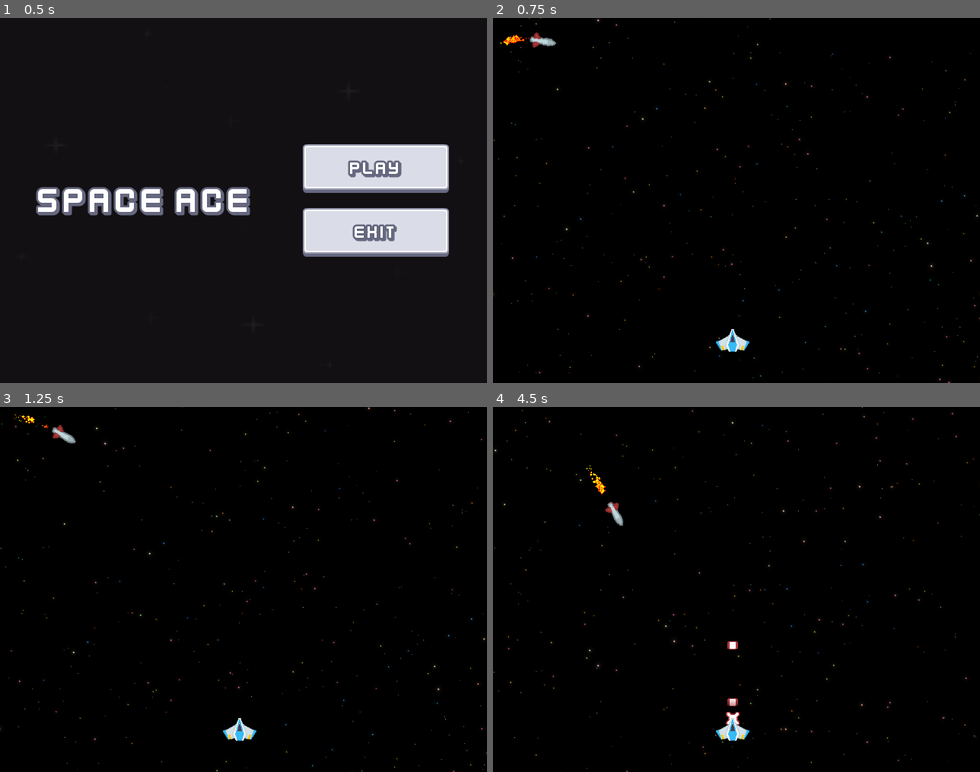
Above: before the commit, frames 1-4 (two rows, left to right).
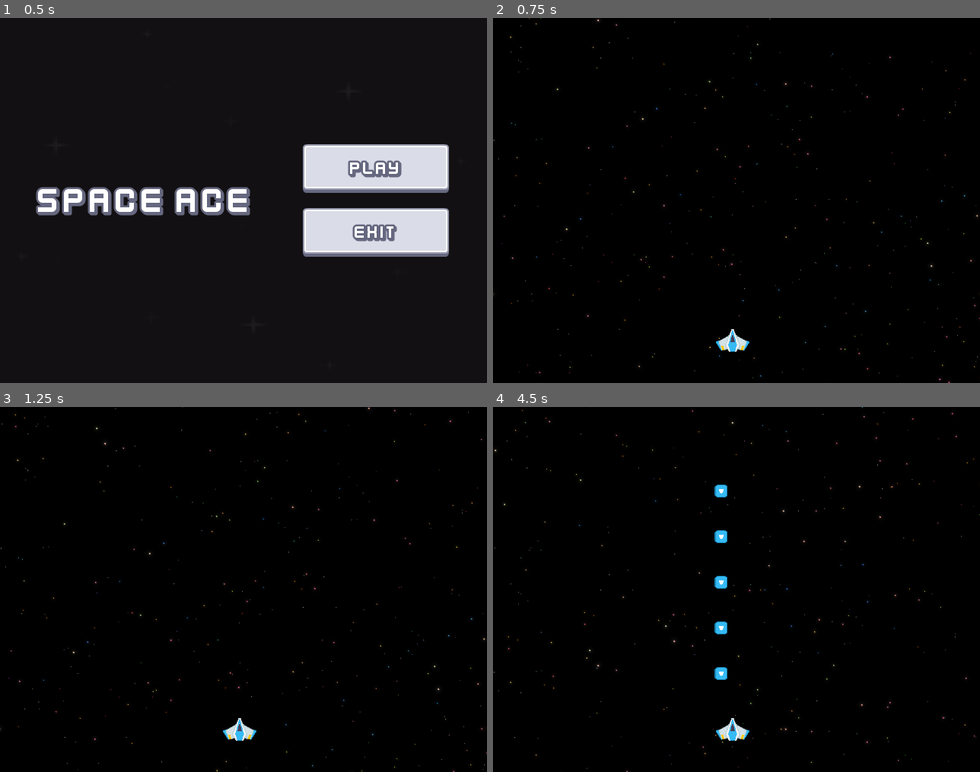
Above: after the commit, the same moments.

Repository: Edwin-Aguirre/Space-Ace
Game: Godot game, scene res://scenes/main/main.tscn
The game is run twice, just before and just after one commit, with the same random seed, the same clock (stepped at 60 frames per second) and the same inputs.
Inputs:
- Up to frame 1 (0.5 s): no input
- Up to frame 2 (0.75 s): click "Play" at 0.5 s
- Up to frame 3 (1.25 s): no input
- Up to frame 4 (4.5 s): tap T (test) every 0.75 s from 1.35 to 4.35 s

Frame 1 is identical in both runs. In frame 2, 0.2% of the frame differs, in the area x 1-13%, y 3-9%; in frame 3, 0.2%; in frame 4, 0.8%, in the area x 19-51%, y 16-88%.

Commit message:
Added Shield Powerup

Diff:
--- a/scenes/level/level.gd
+++ b/scenes/level/level.gd
@@ -5,6 +5,6 @@
 	if Input.is_action_just_pressed("test"):
 		#SignalHub.emit_on_create_explosion(Vector2(100,200), Explosion.EXPLODE)
 		#SignalHub.emit_on_create_powerup(Vector2(200,100), PowerUp.PowerUpType.Health)
-		#SignalHub.emit_on_create_powerup(Vector2(300,100), PowerUp.PowerUpType.Shield)
+		SignalHub.emit_on_create_powerup(Vector2(300,100), PowerUp.PowerUpType.Shield)
 		#SignalHub.emit_on_create_powerup_random(Vector2(400,100))
-		SignalHub.emit_on_create_bullet(Vector2(315,300),Vector2.DOWN, 100, BulletBase.BulletType.Bomb)
+		#SignalHub.emit_on_create_bullet(Vector2(315,300),Vector2.DOWN, 100, BulletBase.BulletType.Enemy)
--- a/scenes/level/level.tscn
+++ b/scenes/level/level.tscn
@@ -6,7 +6,6 @@
 [ext_resource type="PackedScene" uid="uid://b8l2xtj6uds7e" path="res://scenes/object_maker/object_maker.tscn" id="3_i166f"]
 [ext_resource type="PackedScene" uid="uid://cer1hnbbwjhy3" path="res://scenes/player/player.tscn" id="4_hnne4"]
 [ext_resource type="AudioStream" uid="uid://c5olly1c1agwo" path="res://assets/sounds/music/Mercury.wav" id="5_vpf64"]
-[ext_resource type="PackedScene" uid="uid://dceaf8k4m3ap6" path="res://scenes/homing_missile/homing_missile.tscn" id="7_wcngd"]
 
 [node name="Level" type="Node2D"]
 script = ExtResource("1_vpf64")
@@ -26,6 +25,3 @@
 stream = ExtResource("5_vpf64")
 volume_db = -10.0
 autoplay = true
-
-[node name="HomingMissile" parent="." instance=ExtResource("7_wcngd")]
-position = Vector2(59, 30)
--- a/scenes/player/player.gd
+++ b/scenes/player/player.gd
@@ -8,6 +8,7 @@
 
 
 @onready var sprite_2d: Sprite2D = $Sprite2D
+@onready var shield: Shield = $Shield
 
 
 
@@ -23,3 +24,10 @@
 # Called every frame. 'delta' is the elapsed time since the previous frame.
 func _process(_delta: float) -> void:
 	pass
+
+
+func _on_area_entered(area: Area2D) -> void:
+	if area is PowerUp:
+		match area.power_up_type:
+			PowerUp.PowerUpType.Shield:
+				shield.enable_shield()
--- a/scenes/player/player.tscn
+++ b/scenes/player/player.tscn
@@ -1,7 +1,8 @@
-[gd_scene load_steps=4 format=3 uid="uid://cer1hnbbwjhy3"]
+[gd_scene load_steps=5 format=3 uid="uid://cer1hnbbwjhy3"]
 
 [ext_resource type="Texture2D" uid="uid://dbnqjqtc0xelx" path="res://assets/ships/player/playerShip2_blue.png" id="1_8afob"]
 [ext_resource type="Script" uid="uid://c6poc4moo3dbd" path="res://scenes/player/player.gd" id="1_dovo2"]
+[ext_resource type="PackedScene" uid="uid://dn23plylfb1fs" path="res://scenes/shield/shield.tscn" id="3_gmlin"]
 
 [sub_resource type="CircleShape2D" id="CircleShape2D_dovo2"]
 
@@ -16,3 +17,8 @@
 
 [node name="CollisionShape2D" type="CollisionShape2D" parent="."]
 shape = SubResource("CircleShape2D_dovo2")
+
+[node name="Shield" parent="." instance=ExtResource("3_gmlin")]
+visible = false
+
+[connection signal="area_entered" from="." to="." method="_on_area_entered"]
--- /dev/null
+++ b/scenes/shield/shield.gd
@@ -0,0 +1,57 @@
+extends Area2D
+
+
+class_name Shield
+
+
+const SFX_SHIELD_UP = preload("res://assets/sounds/powerup/sfx_shieldUp.ogg")
+const SFX_SHIELD_DOWN = preload("res://assets/sounds/powerup/sfx_shieldDown.ogg")
+
+
+@export var start_health: int = 5
+
+
+@onready var timer: Timer = $Timer
+@onready var sound: AudioStreamPlayer2D = $Sound
+@onready var animation_player: AnimationPlayer = $AnimationPlayer
+
+
+var _health: int = start_health
+
+
+# Called when the node enters the scene tree for the first time.
+func _ready() -> void:
+	pass
+
+
+func enable_shield() -> void:
+	animation_player.play("RESET")
+	_health = start_health
+	timer.start()
+	SpaceUtils.toggle_area2d(self, true)
+	sound.stream = SFX_SHIELD_UP
+	sound.play()
+	show()
+
+
+func disable_shield() -> void:
+	timer.stop()
+	SpaceUtils.toggle_area2d(self, false)
+	sound.stream = SFX_SHIELD_DOWN
+	sound.play()
+	hide()
+
+
+func hit() -> void:
+	animation_player.play("hit")
+	_health -= 1
+	if _health <= 0:
+		disable_shield()
+
+
+func _on_area_entered(_area: Area2D) -> void:
+	hit()
+
+
+func _on_timer_timeout() -> void:
+	disable_shield()
--- /dev/null
+++ b/scenes/shield/shield.tscn
@@ -0,0 +1,75 @@
+[gd_scene load_steps=8 format=3 uid="uid://dn23plylfb1fs"]
+
+[ext_resource type="Script" uid="uid://bfl474r5psjo8" path="res://scenes/shield/shield.gd" id="1_oyk5a"]
+[ext_resource type="Texture2D" uid="uid://wyw24v2aiomx" path="res://assets/shield/shield3.png" id="1_vqfoy"]
+[ext_resource type="AudioStream" uid="uid://cqjuug2paclij" path="res://assets/sounds/powerup/sfx_shieldUp.ogg" id="2_esdu0"]
+
+[sub_resource type="CircleShape2D" id="CircleShape2D_vqfoy"]
+radius = 35.1283
+
+[sub_resource type="Animation" id="Animation_oyk5a"]
+resource_name = "hit"
+length = 0.2
+step = 0.1
+tracks/0/type = "value"
+tracks/0/imported = false
+tracks/0/enabled = true
+tracks/0/path = NodePath("Sprite2D:modulate")
+tracks/0/interp = 1
+tracks/0/loop_wrap = true
+tracks/0/keys = {
+"times": PackedFloat32Array(0, 0.1, 0.2),
+"transitions": PackedFloat32Array(1, 1, 1),
+"update": 0,
+"values": [Color(0, 0.784314, 1, 1), Color(0.784314, 0, 0, 1), Color(0, 0.784314, 1, 1)]
+}
+
+[sub_resource type="Animation" id="Animation_kbfv6"]
+length = 0.001
+tracks/0/type = "value"
+tracks/0/imported = false
+tracks/0/enabled = true
+tracks/0/path = NodePath("Sprite2D:modulate")
+tracks/0/interp = 1
+tracks/0/loop_wrap = true
+tracks/0/keys = {
+"times": PackedFloat32Array(0),
+"transitions": PackedFloat32Array(1),
+"update": 0,
+"values": [Color(0, 0.784314, 1, 1)]
+}
+
+[sub_resource type="AnimationLibrary" id="AnimationLibrary_lcb3g"]
+_data = {
+&"RESET": SubResource("Animation_kbfv6"),
+&"hit": SubResource("Animation_oyk5a")
+}
+
+[node name="Shield" type="Area2D"]
+collision_layer = 32
+collision_mask = 4
+script = ExtResource("1_oyk5a")
+start_health = 10
+
+[node name="Sprite2D" type="Sprite2D" parent="."]
+modulate = Color(0, 0.784314, 1, 1)
+scale = Vector2(0.5, 0.5)
+texture = ExtResource("1_vqfoy")
+
+[node name="CollisionShape2D" type="CollisionShape2D" parent="."]
+shape = SubResource("CircleShape2D_vqfoy")
+
+[node name="Timer" type="Timer" parent="."]
+wait_time = 5.0
+one_shot = true
+
+[node name="Sound" type="AudioStreamPlayer2D" parent="."]
+stream = ExtResource("2_esdu0")
+
+[node name="AnimationPlayer" type="AnimationPlayer" parent="."]
+libraries = {
+&"": SubResource("AnimationLibrary_lcb3g")
+}
+
+[connection signal="area_entered" from="." to="." method="_on_area_entered"]
+[connection signal="timeout" from="Timer" to="." method="_on_timer_timeout"]
Not shown: 1 places in scenes/level/level.tscn that only renumber resources
Not shown, added: scenes/shield/shield.gd.uid
